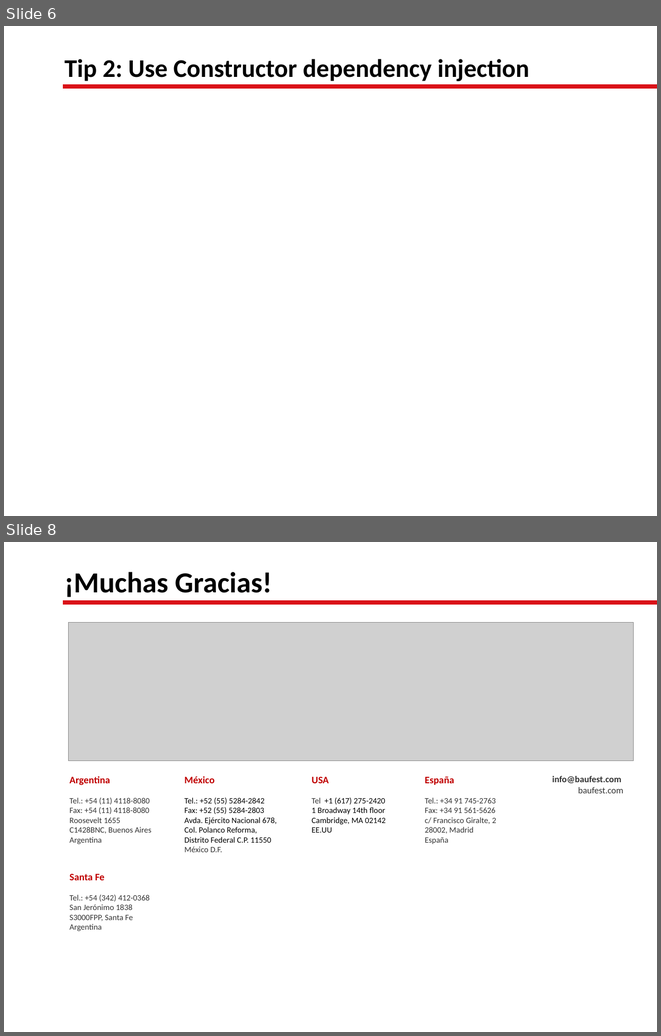
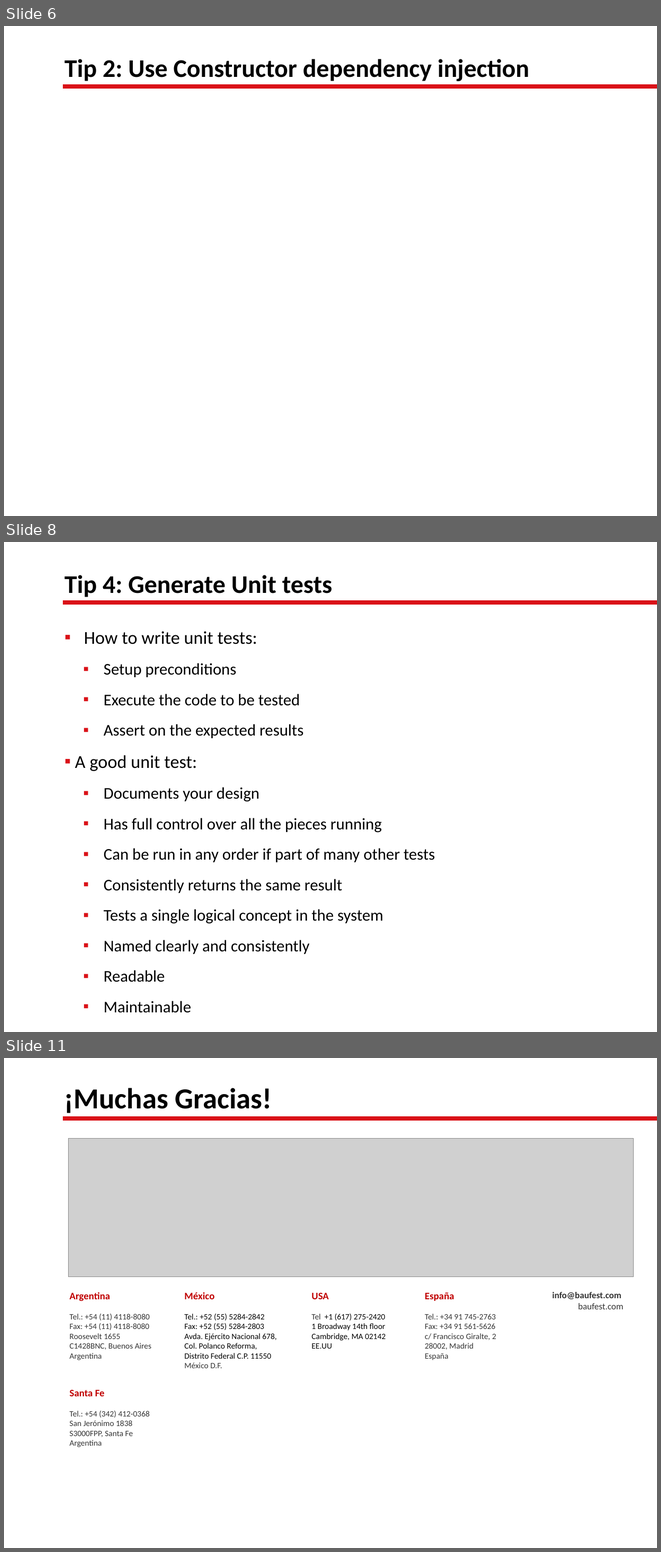
Before and after one commit to lgoldin/TestOrientedDevelopment, a slide deck: Test-Oriented Development.pptx. Shown one above the other, each under a label of ours: slides 6 and 8 before the commit, slides 6, 8 and 11 after it; the slides between them are not shown. The pictures are 661x1036 and 661x1552 pixels, drawn with LibreOffice and Linux fonts; fonts in the diff are those of the drawing; grey boxes stand for pictures; background and template pictures are left out. Boxes give left, top, right and bottom in pixels: in the first picture for what was removed or moved away, otherwise in the second. Text is boxed around its words. In the diff, an @@ line names an element or a change of style, - is before the commit and + after.

```diff
--- a/Test-Oriented Development.pptx
+++ b/Test-Oriented Development.pptx
@@ slide 8 added at bbox=[4, 542, 657, 1032], background picture (left out); not listed: 1 template element that a slide beside it also shows @@
@@ title added at bbox=[64, 575, 332, 597], 28 pt, text #000000, bold @@
+Tip 4: Generate Unit tests
@@ text added at bbox=[75, 631, 435, 954], 18 pt, text #000000 @@
+▪ How to write unit tests:
+  ▪ Setup preconditions
+  ▪ Execute the code to be tested
+  ▪ Assert on the expected results
+▪ A good unit test:
+  ▪ Documents your design
+  ▪ Has full control over all the pieces running
+  ▪ Can be run in any order if part of many other tests
+  ▪ Consistently returns the same result
+  ▪ Tests a single logical concept in the system
+  ▪ Named clearly and consistently
+  ▪ Readable
+  ▪ Maintainable
@@ what was slide 8 is now slide 11 @@
```
Also in this commit, not shown: 1 slide changed, 2 other slides added, 18 other files.
